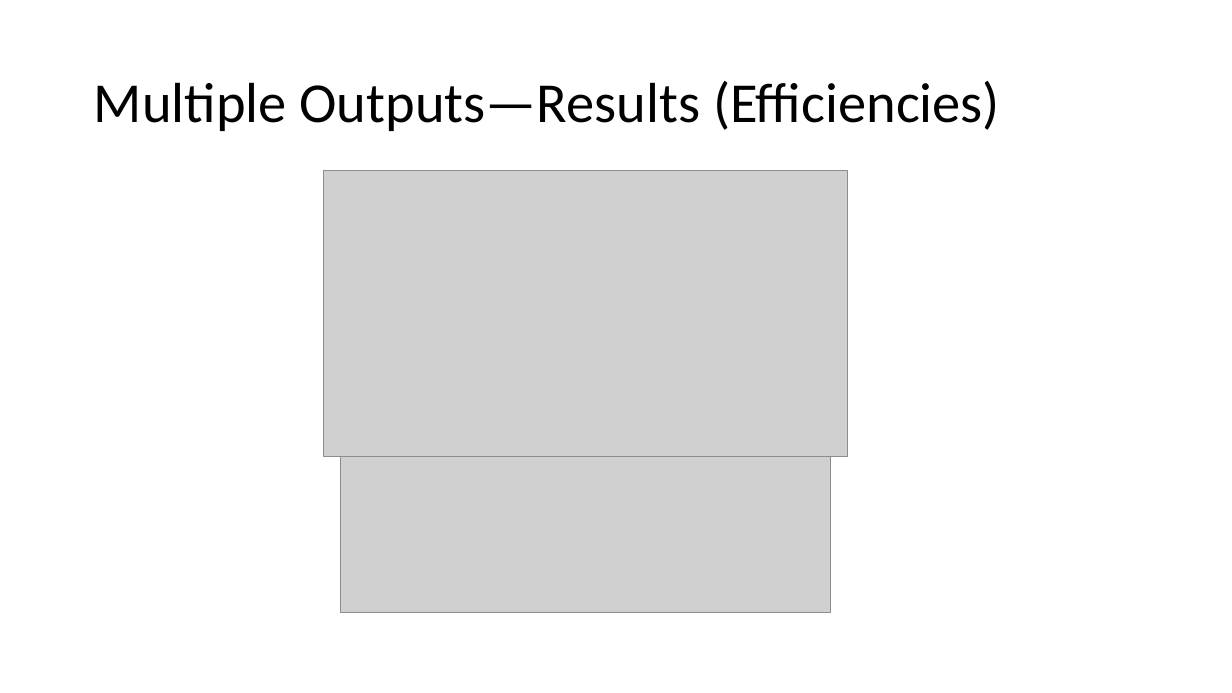
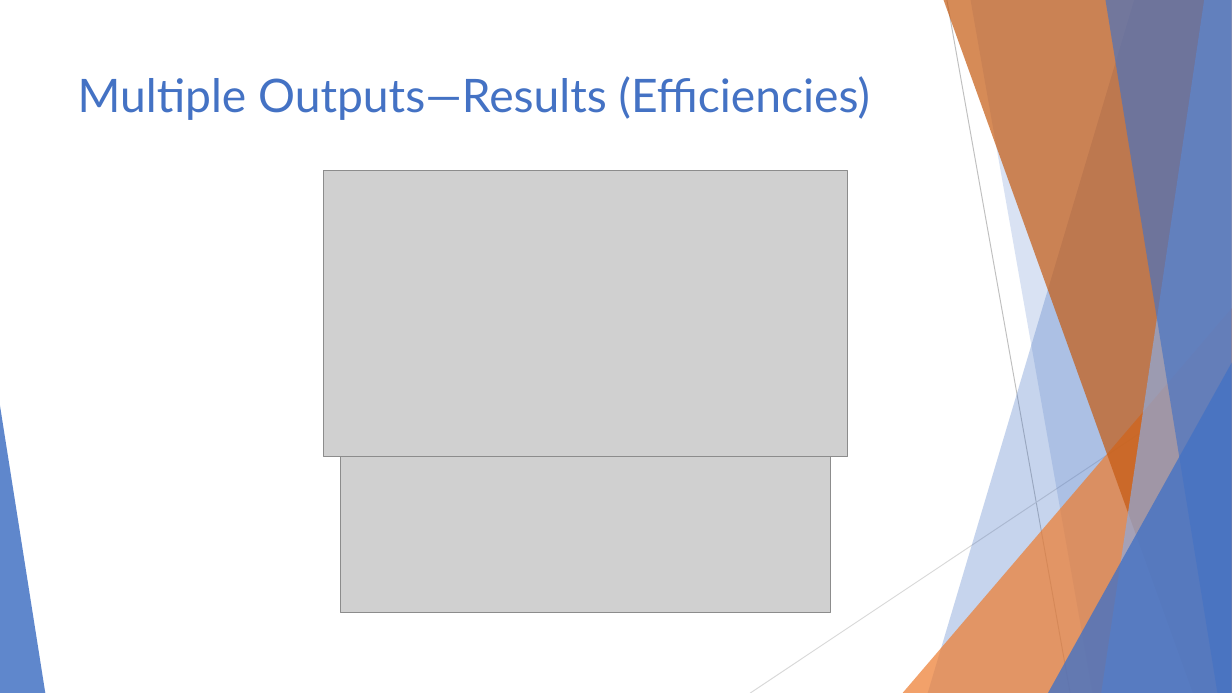
Before and after one commit to AndeyNunes/educationDEA, a slide deck: slide 14 of Project Presentation.pptx. Drawn at 1232x693 pixels with LibreOffice and Linux fonts; fonts in the diff are those of the drawing; grey boxes stand for pictures. Boxes give left, top, right and bottom in pixels: in the first picture for what was removed or moved away, otherwise in the second. Text is boxed around its words. In the diff, an @@ line names an element or a change of style, - is before the commit and + after.

```diff
--- a/Project Presentation.pptx
+++ b/Project Presentation.pptx
@@ title "Multiple Outputs—Results (Efficiencies)": place and size @@
-title "Multiple Outputs—Results (Efficiencies)" at bbox=[94, 81, 1000, 131]
+title "Multiple Outputs—Results (Efficiencies)" at bbox=[78, 76, 870, 120]
@@ title "Multiple Outputs—Results (Efficiencies)" at bbox=[78, 76, 870, 120]: size 44 to 36 pt, font Calibri to Lato, text colour #000000 to #4472C4; line spacing 0.9 to 1; vertical alignment middle to top @@
@@ group added at bbox=[0, 0, 1232, 693]: 5 freeform shapes, 3 triangles, 2 lines @@
```
Also in this commit, not shown: 16 other slides changed, 3 slides added, 4 slides removed.
